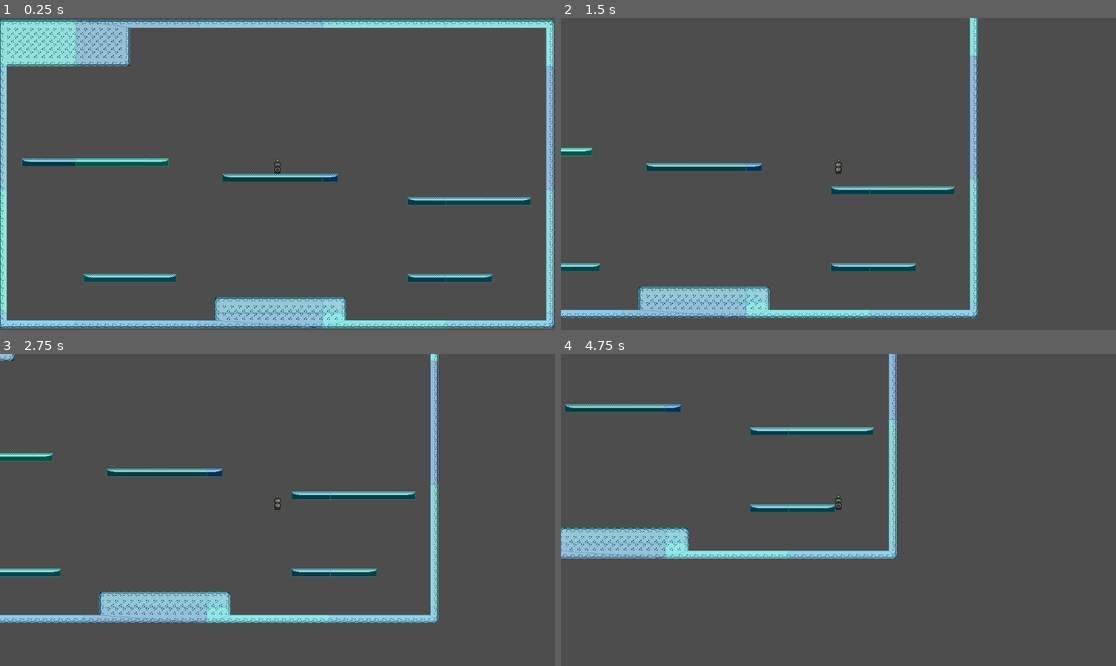
Above: before the commit, frames 1-4 (two rows, left to right).
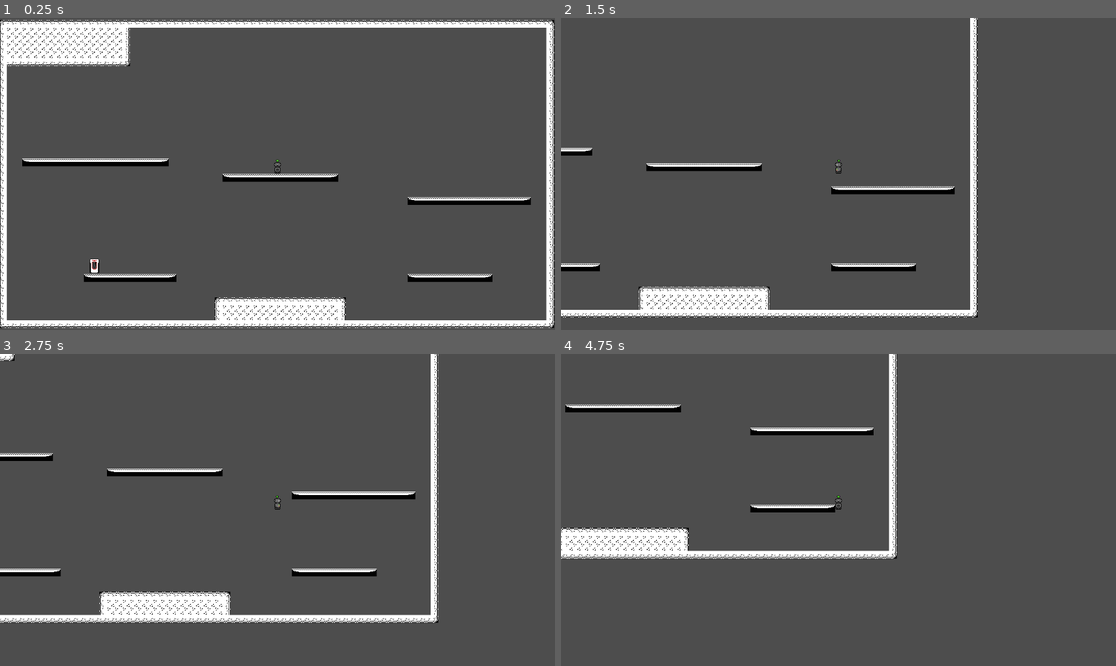
Above: after the commit, the same moments.

Repository: Eduardo-IV-Dotel/cahsi-ultimate-game-jam
Game: Godot game, scene res://scenes/areas/area_1.tscn
The game is run twice, just before and just after one commit, with the same random seed, the same clock (stepped at 60 frames per second) and the same inputs.
Inputs (mouse positions are in pixels of both pictures, inside the frame that each line leads up to):
- Up to frame 1 (0.25 s): no input
- Up to frame 2 (1.5 s): tap Enter at 0.5 s; move the mouse to (960, 158) at 0.52 s; hold D (right) from 0.53 s (still down); tap Space (jump) at 0.6, 0.77, 1.07, 1.35 s; click (960, 158) at 0.67 s; move the mouse to (727, 189) at 1.27 s
- Up to frame 3 (2.75 s): tap Space (jump) at 1.52, 1.82, 2.1 s; move the mouse to (333, 441) at 2.02 s; release D (right) at 2.03 s; hold A (left) from 2.03 s (still down)
- Up to frame 4 (4.75 s): move the mouse to (810, 572) at 2.77 s; release A (left) at 2.78 s; hold D (right) 2.78-4.28 s; tap Space (jump) at 2.85, 3.02, 3.32, 3.6, 3.77, 4.07, 4.35, 4.52 s; click (810, 572) at 2.92 s; move the mouse to (1005, 556) at 3.52 s; move the mouse to (672, 463) at 4.27 s; hold A (left) from 4.28 s (still down)

The runs differ from the first frame. In frame 1, 15% of the frame differs, in the area x 0-100%, y 0-100%; in frame 2, 7.1%; in frame 3, 7.3%; in frame 4, 5.8%.

Commit message:
charging station working

Diff:
--- /dev/null
+++ b/area_2d.gd
@@ -0,0 +1,12 @@
+extends Area2D
+
+func _ready() -> void:
+	body_entered.connect(_on_area_2d_body_entered)
+
+func _on_area_2d_body_entered(body: Node2D) -> void:
+	print("Body entered: ", body.name)
+	if body.name == "player":
+		var player = body as PlayerController
+		if player:
+			player.health += 10
+			player.charging()
--- a/scenes/areas/area_1.tscn
+++ b/scenes/areas/area_1.tscn
@@ -1,7 +1,8 @@
-[gd_scene load_steps=5 format=4 uid="uid://c0b60ptdjk7o"]
+[gd_scene load_steps=6 format=4 uid="uid://c0b60ptdjk7o"]
 
 [ext_resource type="Texture2D" uid="uid://bi2fe2d2hiqrx" path="res://sprite/monochrome_tilemap_packed.png" id="1_1gyh0"]
 [ext_resource type="PackedScene" uid="uid://c6tbujs1sbyh2" path="res://scenes/player.tscn" id="2_dgl8q"]
+[ext_resource type="PackedScene" uid="uid://rj2qad6psah0" path="res://scripts/charging_station.tscn" id="3_h3qae"]
 
 [sub_resource type="TileSetAtlasSource" id="TileSetAtlasSource_dgl8q"]
 texture = ExtResource("1_1gyh0")
@@ -434,9 +435,11 @@
 position = Vector2(5, -1)
 tile_map_data = PackedByteArray("AADW/xEAAAAHAAYAAADX/xEAAAAIAAYAAADY/xEAAAAIAAYAAADZ/xEAAAAIAAYAAADa/xEAAAAIAAYAAADb/x …(6704 unchanged characters)…
 tile_set = SubResource("TileSet_h3qae")
-collision_visibility_mode = 1
 navigation_enabled = false
 navigation_visibility_mode = 1
 
 [node name="player" parent="TileMapLayer" instance=ExtResource("2_dgl8q")]
 position = Vector2(-94, -33)
+
+[node name="charging_station" parent="." instance=ExtResource("3_h3qae")]
+position = Vector2(-469, 174)
--- /dev/null
+++ b/scripts/charging_station.tscn
@@ -0,0 +1,20 @@
+[gd_scene load_steps=4 format=3 uid="uid://rj2qad6psah0"]
+
+[ext_resource type="Texture2D" uid="uid://d0gfg80kxs2sr" path="res://sprite/charger.png" id="1_bffp7"]
+[ext_resource type="Script" uid="uid://do82c7fmtu3hy" path="res://area_2d.gd" id="2_mekq5"]
+
+[sub_resource type="RectangleShape2D" id="RectangleShape2D_7liqu"]
+size = Vector2(20, 30)
+
+[node name="charging_station" type="Node2D"]
+
+[node name="Sprite2D" type="Sprite2D" parent="."]
+position = Vector2(0, -16)
+texture = ExtResource("1_bffp7")
+
+[node name="Area2D" type="Area2D" parent="."]
+script = ExtResource("2_mekq5")
+
+[node name="CollisionShape2D" type="CollisionShape2D" parent="Area2D"]
+position = Vector2(0, -16)
+shape = SubResource("RectangleShape2D_7liqu")
--- a/scripts/player_control.gd
+++ b/scripts/player_control.gd
@@ -8,9 +8,14 @@
 var health = 100.0
 var decay = 5.0
 var is_dead := false
+var is_charging := false
+
 func die():
 	print("Ya dead")
 	is_dead = true
+func charging():
+	print("Ya charging")
+	is_charging = true
 
 func _physics_process(delta: float) -> void:
 
@@ -25,15 +30,18 @@
 
 	# Handle jump.
 	if Input.is_action_just_pressed("jump") and is_on_floor():
-		velocity.y = JUMP_VELOCITY
+		if is_dead == false:
+			velocity.y = JUMP_VELOCITY
 
 	# Get the input direction and handle the movement/deceleration.
 	# As good practice, you should replace UI actions with custom gameplay actions.
 	direction = Input.get_axis("left", "right")
 	if direction:
-		velocity.x = direction * SPEED
+		if is_dead == false:
+			velocity.x = direction * SPEED
 
 	else:
-		velocity.x = move_toward(velocity.x, 0, SPEED)
+		if is_dead == false:
+			velocity.x = move_toward(velocity.x, 0, SPEED)
 
 	move_and_slide()
Not shown, added: area_2d.gd.uid
